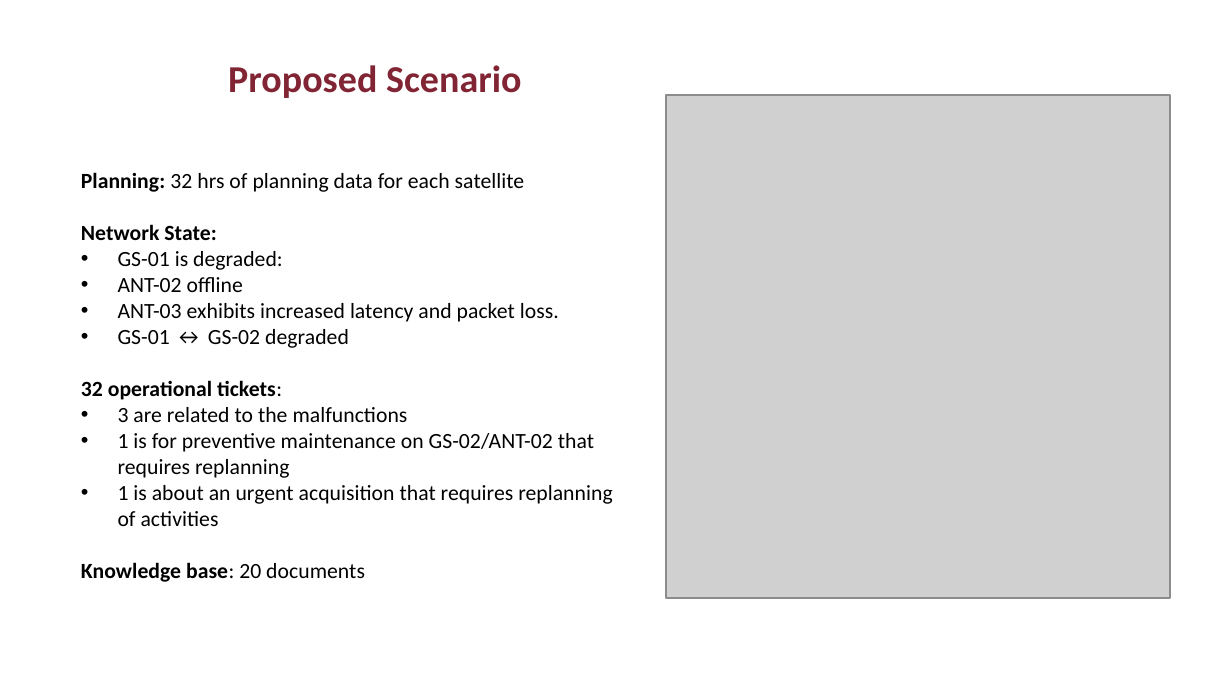
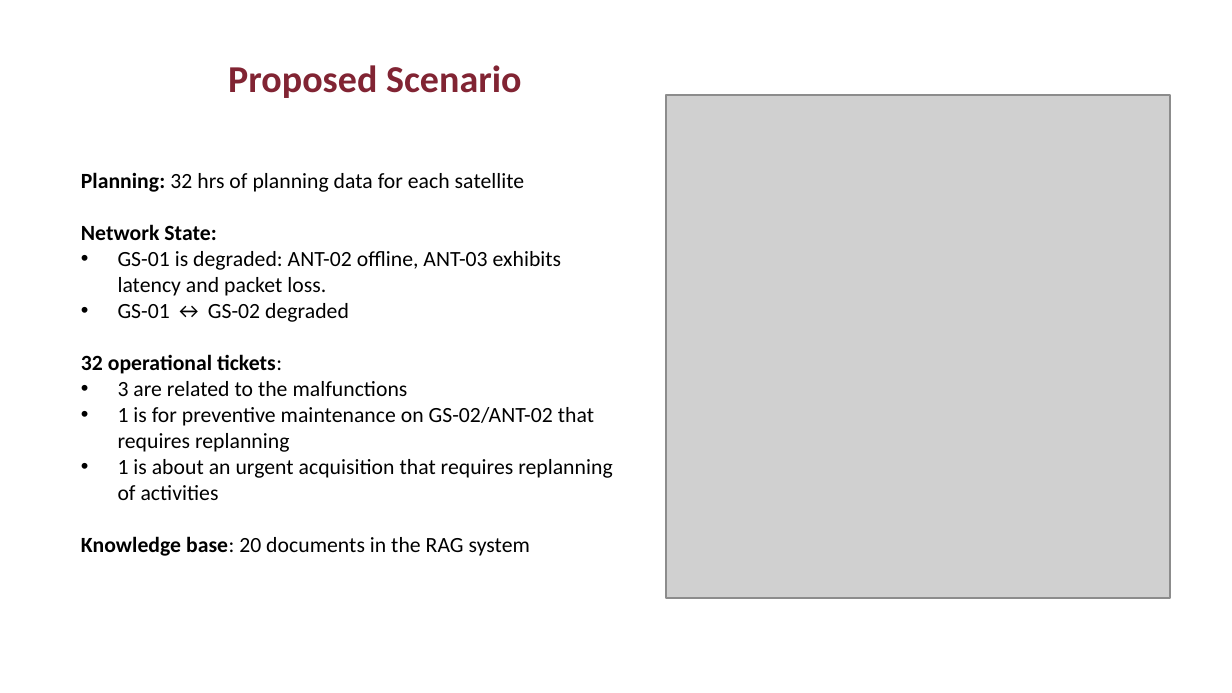
Before and after one commit to AntonLissa/AIRO-thesis, a slide deck: slide 13 of AIRO.pptx (slide 15 before the commit). Drawn at 1232x693 pixels with LibreOffice and Linux fonts; fonts in the diff are those of the drawing; grey boxes stand for pictures; background and template pictures are left out. Boxes give left, top, right and bottom in pixels: in the first picture for what was removed or moved away, otherwise in the second. Text is boxed around its words. In the diff, an @@ line names an element or a change of style, - is before the commit and + after.

```diff
--- a/AIRO.pptx
+++ b/AIRO.pptx
@@ text at (118, 251, 562, 296): text changed @@
-      • GS-01 is degraded:
-      • ANT-02 offline
-      • ANT-03 exhibits increased latency and packet loss.
+      • GS-01 is degraded: ANT-02 offline, ANT-03 exhibits latency and packet loss.
@@ text at (81, 536, 530, 556): text changed; bold off @@
-Knowledge base: 20 documents
+Knowledge base: 20 documents in the RAG system
```
Also in this commit, not shown: 9 other slides changed, 3 slides removed, 1 other file.
